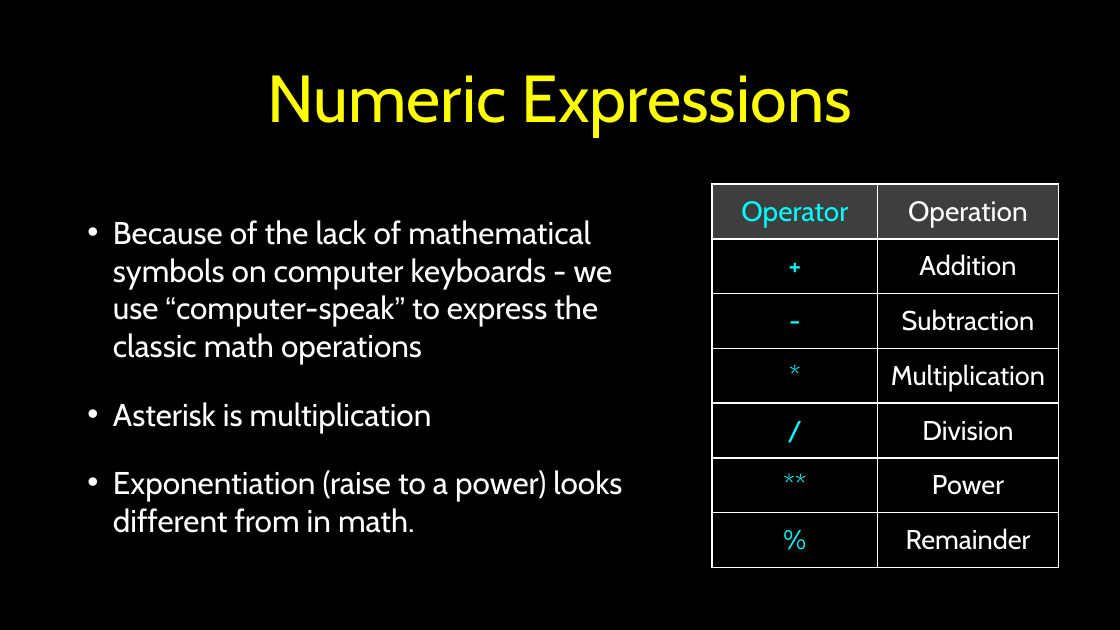
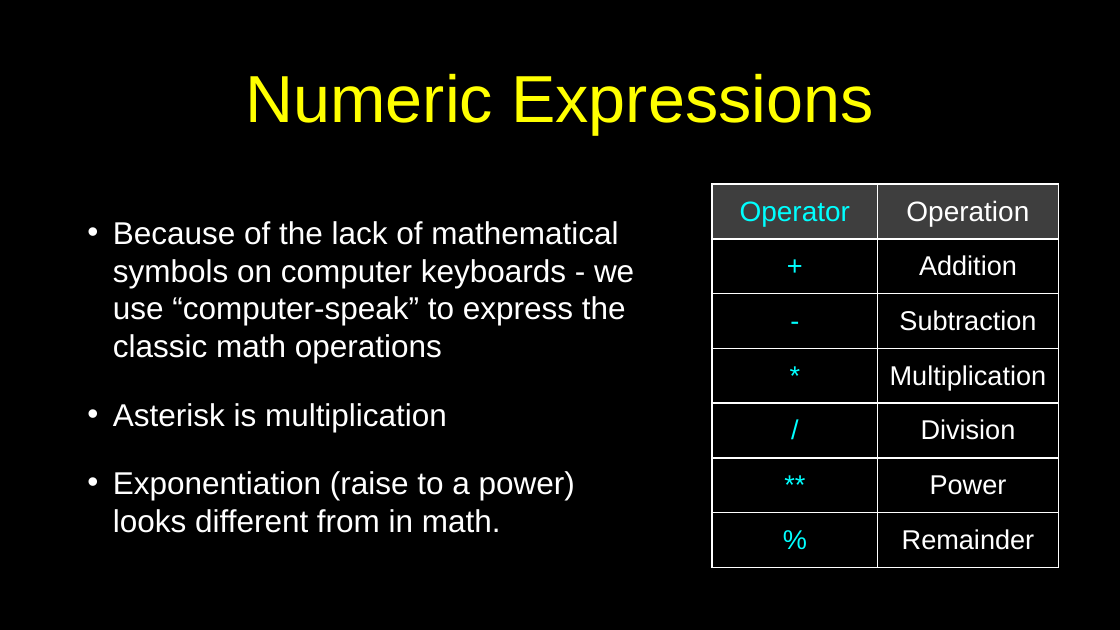
Before and after one commit to csev/py4e, a slide deck: slide 11 of lectures3/Pythonlearn-02-Expressions.pptx. Drawn at 1120x630 pixels with LibreOffice and Linux fonts; fonts in the diff are those of the drawing. Boxes give left, top, right and bottom in pixels: in the first picture for what was removed or moved away, otherwise in the second. Text is boxed around its words. In the diff, an @@ line names an element or a change of style, - is before the commit and + after.

Commit message:
CHange default font to Arial

```diff
--- a/lectures3/Pythonlearn-02-Expressions.pptx
+++ b/lectures3/Pythonlearn-02-Expressions.pptx
@@ title "Numeric Expressions" at [246,73,873,134]: font Cabin to Arial @@
@@ text "Because of the lack of ..." at [113,221,634,533]: font Cabin to Arial @@
@@ table at [712,184,1058,568] @@
@@ font Cabin to Arial @@
```
Also in this commit, not shown: 32 other slides changed, 13 other files.
